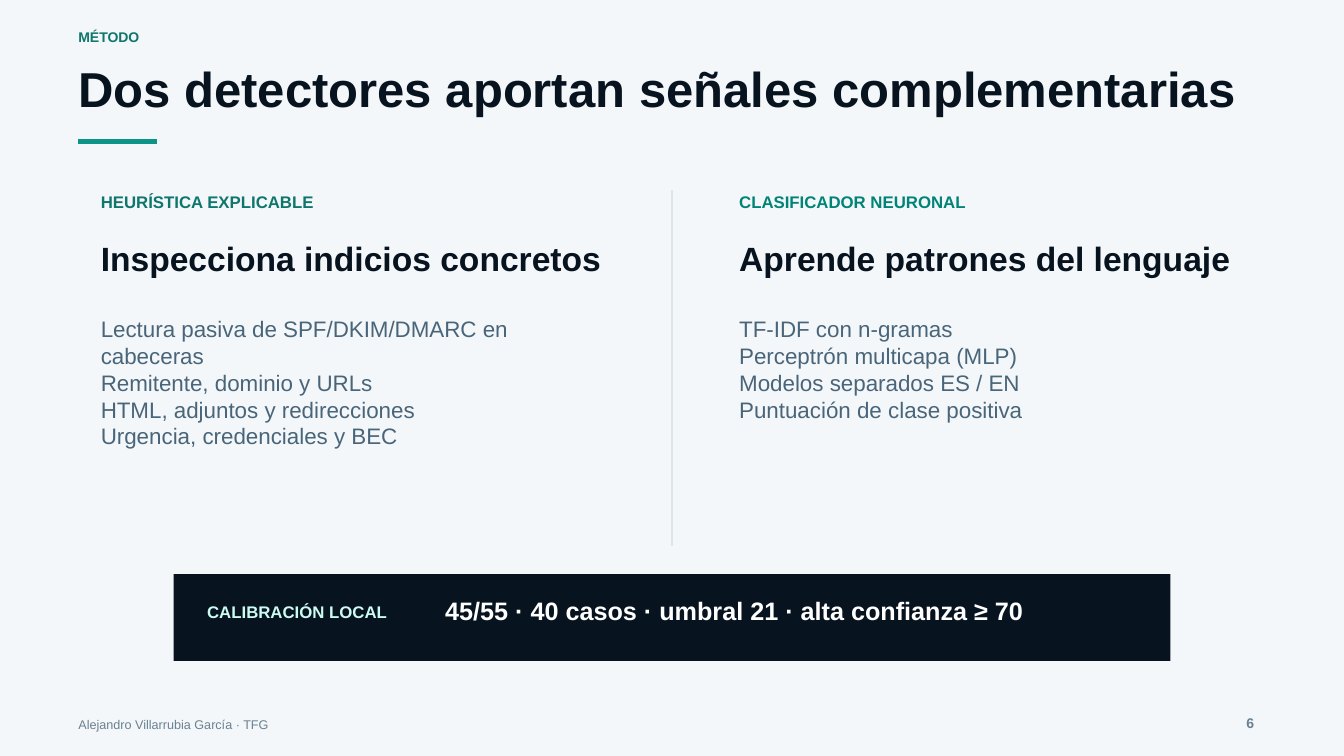
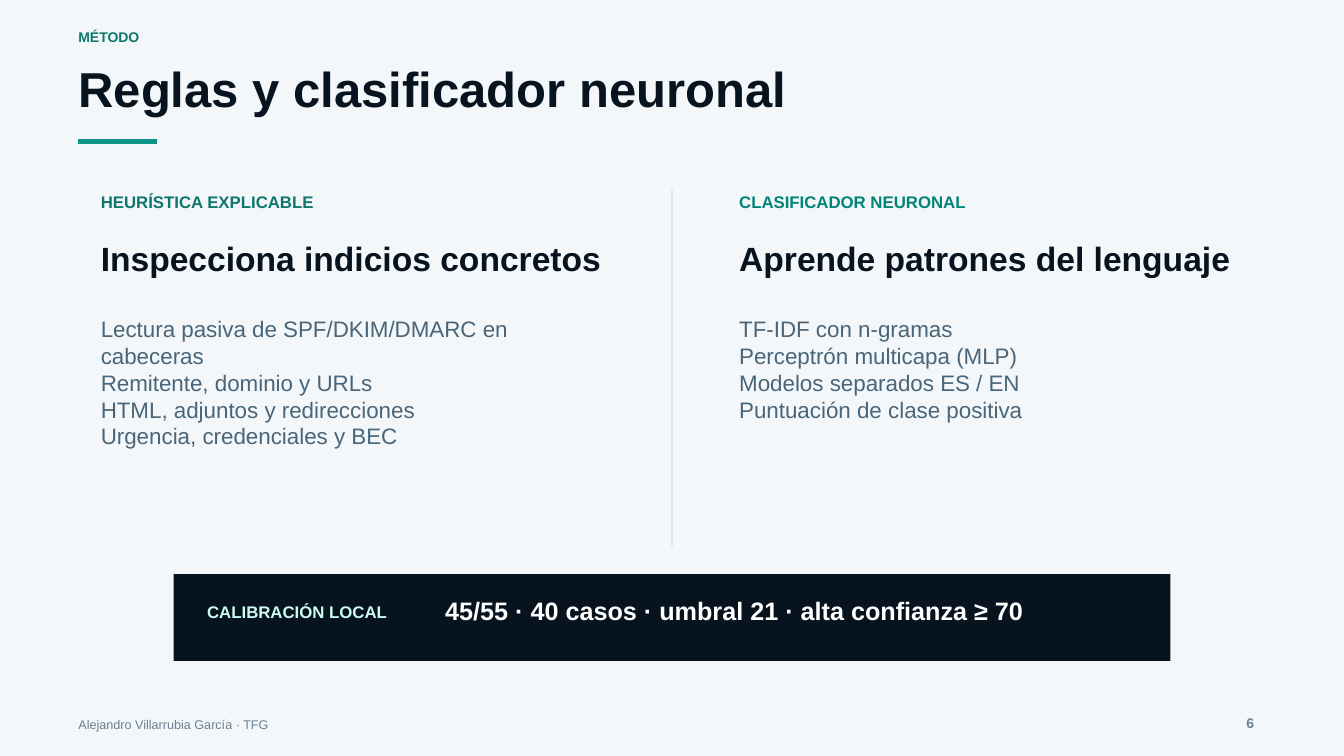
Before and after one commit to villarrubi/TFG, a slide deck: slide 6 of Presentacion_defensa_TFG.pptx. Drawn at 1344x756 pixels with LibreOffice and Linux fonts; fonts in the diff are those of the drawing. Boxes give left, top, right and bottom in pixels: in the first picture for what was removed or moved away, otherwise in the second. Text is boxed around its words. In the diff, an @@ line names an element or a change of style, - is before the commit and + after.

```diff
--- a/Presentacion_defensa_TFG.pptx
+++ b/Presentacion_defensa_TFG.pptx
@@ text at bbox=[78, 71, 786, 117]: text changed @@
-Dos detectores aportan señales complementarias
+Reglas y clasificador neuronal
```
Also in this commit, not shown: 2 other slides changed, 16 other files.
